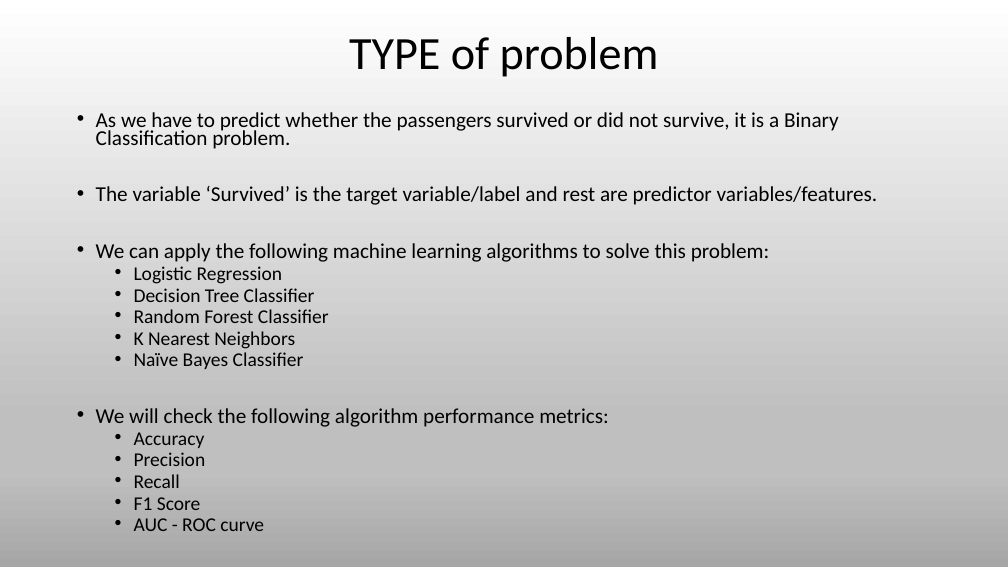
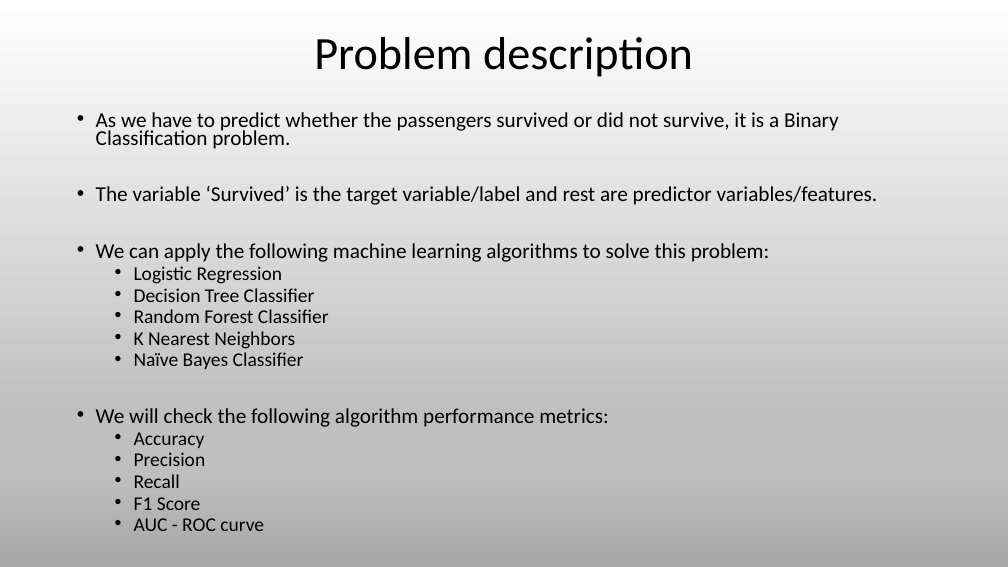
Before and after one commit to amaan2810/Project, a slide deck: slide 4 of PPT.pptx. Drawn at 1008x567 pixels with LibreOffice and Linux fonts; fonts in the diff are those of the drawing. Boxes give left, top, right and bottom in pixels: in the first picture for what was removed or moved away, otherwise in the second. Text is boxed around its words. In the diff, an @@ line names an element or a change of style, - is before the commit and + after.

```diff
--- a/PPT.pptx
+++ b/PPT.pptx
@@ title at box(314, 37, 693, 77): text changed @@
-TYPE of problem
+Problem description
```
Also in this commit, not shown: 8 slides added, 2 slides removed.
